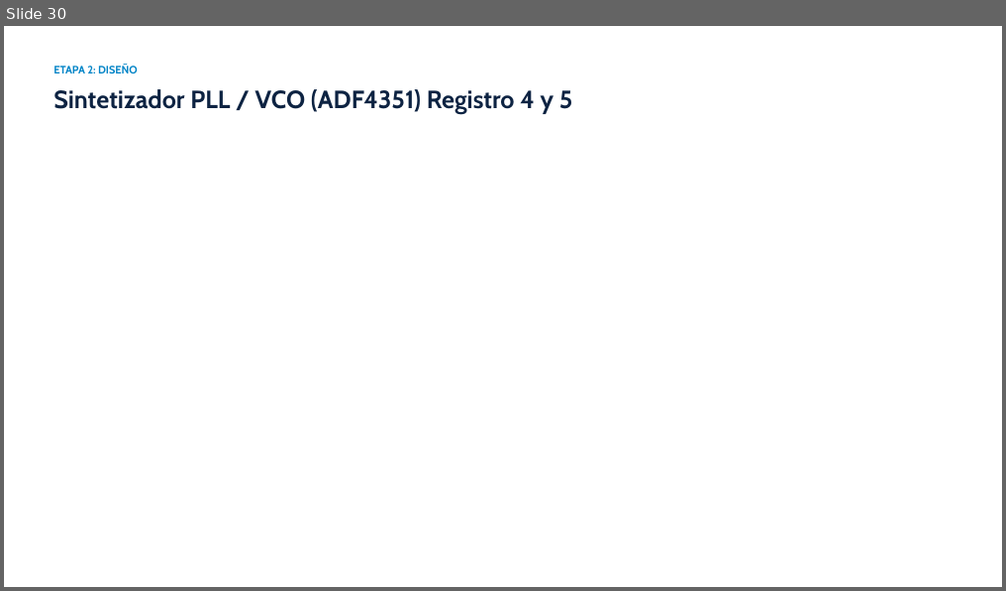
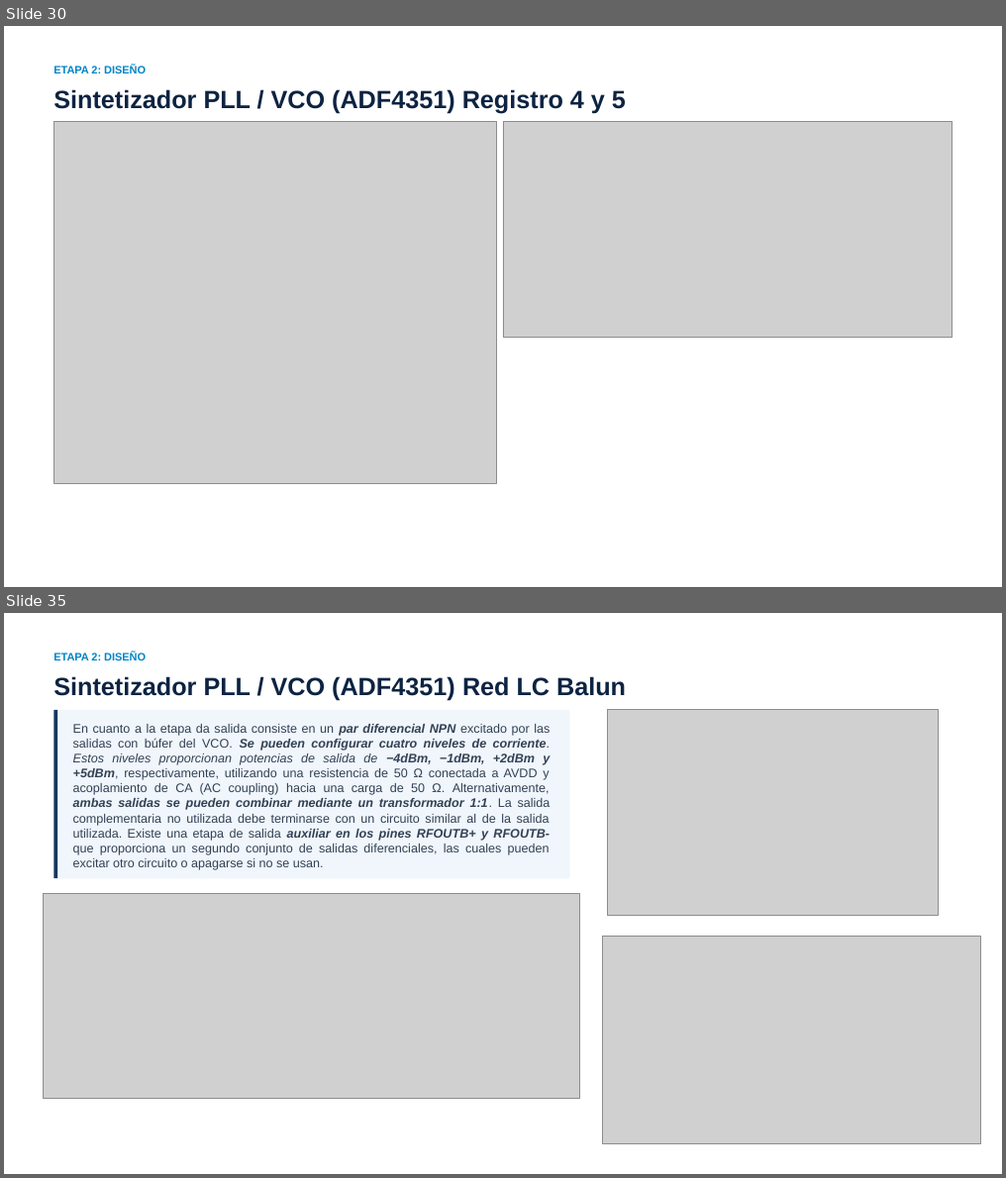
Before and after one commit to marian1911/CUBESAT_Transponder, a slide deck: PI/Presentacion/Presentación de Tesis - Transponder CubeSat.pptx. Shown one above the other, each under a label of ours: slide 30 before the commit, slides 30 and 35 after it; the slides between them are not shown. The pictures are 1006x591 and 1006x1178 pixels, drawn with LibreOffice and Linux fonts; fonts in the diff are those of the drawing; grey boxes stand for pictures. Boxes give left, top, right and bottom in pixels: in the first picture for what was removed or moved away, otherwise in the second. Text is boxed around its words. In the diff, an @@ line names an element or a change of style, - is before the commit and + after.

```diff
--- a/PI/Presentacion/Presentación de Tesis - Transponder CubeSat.pptx
+++ b/PI/Presentacion/Presentación de Tesis - Transponder CubeSat.pptx
@@ slide 35 added at (4, 613, 1002, 1174), background #FFFFFF @@
@@ text added at (54, 653, 146, 663), 10.5 pt, text #0284C7, bold @@
+ETAPA 2: DISEÑO
@@ text added at (54, 676, 626, 701), 24 pt, text #0D2342, bold @@
+Sintetizador PLL / VCO (ADF4351) Red LC Balun
@@ rounded rectangle added at (54, 710, 570, 878), fill #F0F6FB @@
@@ rectangle added at (54, 710, 57, 878), fill #17375E @@
@@ text added at (73, 724, 550, 870), 12 pt, text #334155 @@
+En cuanto a la etapa da salida consiste en un par diferencial NPN excitado por las salidas con búfer del VCO. Se pueden configurar cuatro niveles de corriente. Estos niveles proporcionan potencias de salida de −4dBm, −1dBm, +2dBm y +5dBm, respectivamente, utilizando una resistencia de 50 Ω conectada a AVDD y acoplamiento de CA (AC coupling) hacia una carga de 50 Ω. Alternativamente, ambas salidas se pueden combinar mediante un transformador 1:1. La salida complementaria no utilizada debe terminarse con un circuito similar al de la salida utilizada. Existe una etapa de salida auxiliar en los pines RFOUTB+ y RFOUTB- que proporciona un segundo conjunto de salidas diferenciales, las cuales pueden excitar otro circuito o apagarse si no se usan.
@@ picture added at (608, 710, 939, 915) @@
@@ picture added at (44, 894, 580, 1100) @@
@@ picture added at (602, 937, 981, 1145) @@
@@ slide 30 changed as well @@
@@ text "ETAPA 2: DISEÑO" at (54, 66, 146, 76): font Cabin to Arial @@
@@ text "Sintetizador PLL / VCO (ADF4351) ..." at (54, 89, 626, 114): font Cabin to Arial @@
@@ picture added at (54, 121, 497, 483) @@
@@ picture added at (503, 121, 952, 338) @@
```
Also in this commit, not shown: 31 other slides changed, 13 other slides added, 4 slides removed, 16 other files.
